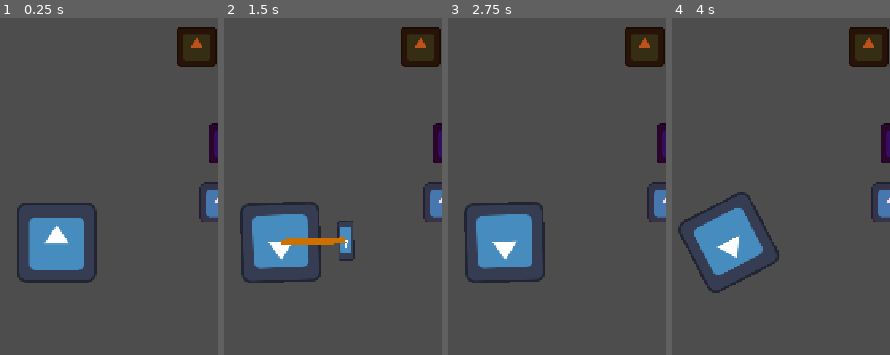
Above: before the commit, frames 1-4 (left to right).
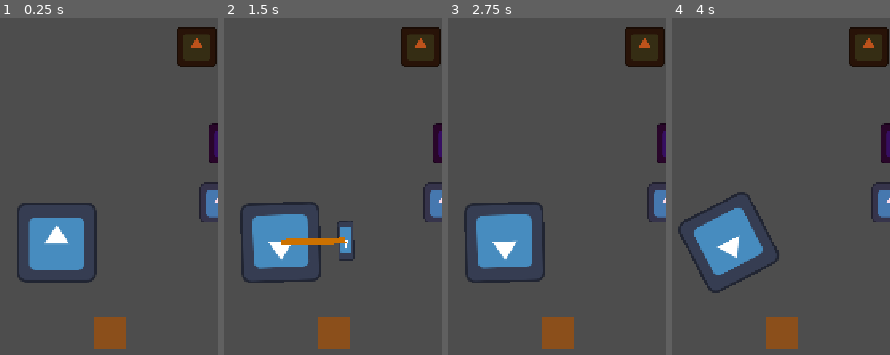
Above: after the commit, the same moments.

Repository: rizayuksel/pop-a-pop
Game: Godot game, scene res://scenes/level_1.tscn
Two runs of this game, one before a commit and one after it. Both use one fixed random seed, a clock stepped at 60 frames per second and the inputs below. The engine's default icon, where the game draws it, is replaced by a stand-in: a white triangle on a blue panel in a dark square.
Inputs (mouse positions are % of the whole screen's width and height, from its top left):
- Up to frame 1 (0.25 s): no input
- Up to frame 2 (1.5 s): tap Enter at 0.5 s; move the mouse to (74, 53) at 0.52 s; click (74, 53) at 0.67 s; tap Space at 1.25 s; drag from (31, 65) to (76, 64) at 1.27 s
- Up to frame 3 (2.75 s): move the mouse to (62, 33) at 2.02 s; click (62, 33) at 2.17 s
- Up to frame 4 (4 s): tap Enter at 2.75 s; drag from (46, 83) to (90, 68) at 2.77 s; move the mouse to (82, 77) at 3.52 s; click (82, 77) at 3.67 s
The pictures show only the part of the screen within x 8-58%, y 50-100%; the shares and areas given below are measured in that part.

The runs differ from the first frame. In frame 1, 1.4% of the frame differs, in the area x 43-58%, y 88-99%; in frame 2, 1.4%; in frame 3, 1.4%; in frame 4, 1.4%.

Commit message:
Added mud effect

Diff:
--- a/scenes/level_1.tscn
+++ b/scenes/level_1.tscn
@@ -8,6 +8,7 @@
 [ext_resource type="PackedScene" uid="uid://cluocltwlltwx" path="res://scenes/ice_balloon.tscn" id="5_tefeu"]
 [ext_resource type="PackedScene" uid="uid://b5l6ipxxfj30s" path="res://scenes/fire_balloon.tscn" id="6_o6xl0"]
 [ext_resource type="PackedScene" uid="uid://32p7ysxh4omg" path="res://scenes/ui.tscn" id="7_o6xl0"]
+[ext_resource type="PackedScene" uid="uid://m4wc2udpxngg" path="res://scenes/mud.tscn" id="9_e3sih"]
 
 [node name="Main" type="Node2D" unique_id=202816392]
 script = ExtResource("1_sugp2")
@@ -44,3 +45,6 @@
 position = Vector2(374, 587)
 
 [node name="UI" parent="." unique_id=1367951368 instance=ExtResource("7_o6xl0")]
+
+[node name="Mud" parent="." unique_id=1641655694 instance=ExtResource("9_e3sih")]
+position = Vector2(232, 1042)
--- /dev/null
+++ b/scenes/mud.tscn
@@ -0,0 +1,21 @@
+[gd_scene format=3 uid="uid://m4wc2udpxngg"]
+
+[ext_resource type="Script" uid="uid://b08tocu2jeqk7" path="res://scripts/mud.gd" id="1_7hsp0"]
+
+[sub_resource type="RectangleShape2D" id="RectangleShape2D_ybdg7"]
+size = Vector2(49, 49)
+
+[sub_resource type="CanvasTexture" id="CanvasTexture_m4qh5"]
+
+[node name="Mud" type="Area2D" unique_id=1641655694]
+script = ExtResource("1_7hsp0")
+
+[node name="CollisionShape2D" type="CollisionShape2D" parent="." unique_id=2136227320]
+position = Vector2(2.5, 2.5)
+shape = SubResource("RectangleShape2D_ybdg7")
+
+[node name="Sprite2D" type="Sprite2D" parent="." unique_id=315300746]
+modulate = Color(0.54568535, 0.30799237, 0.10761193, 1)
+position = Vector2(2.25, 2.25)
+scale = Vector2(50, 50)
+texture = SubResource("CanvasTexture_m4qh5")
--- /dev/null
+++ b/scripts/mud.gd
@@ -0,0 +1,16 @@
+extends Area2D
+
+func _ready():
+	body_entered.connect(_on_body_entered)
+
+func _on_body_entered(body):
+	if body is RigidBody2D:
+		body.linear_velocity = Vector2.ZERO
+		body.angular_velocity = 0.0
+		body.gravity_scale = 0.0
+
+		await get_tree().create_timer(0.3).timeout
+
+		if is_instance_valid(body):
+			body.queue_free()
+		queue_free()
Not shown, added: scripts/mud.gd.uid
